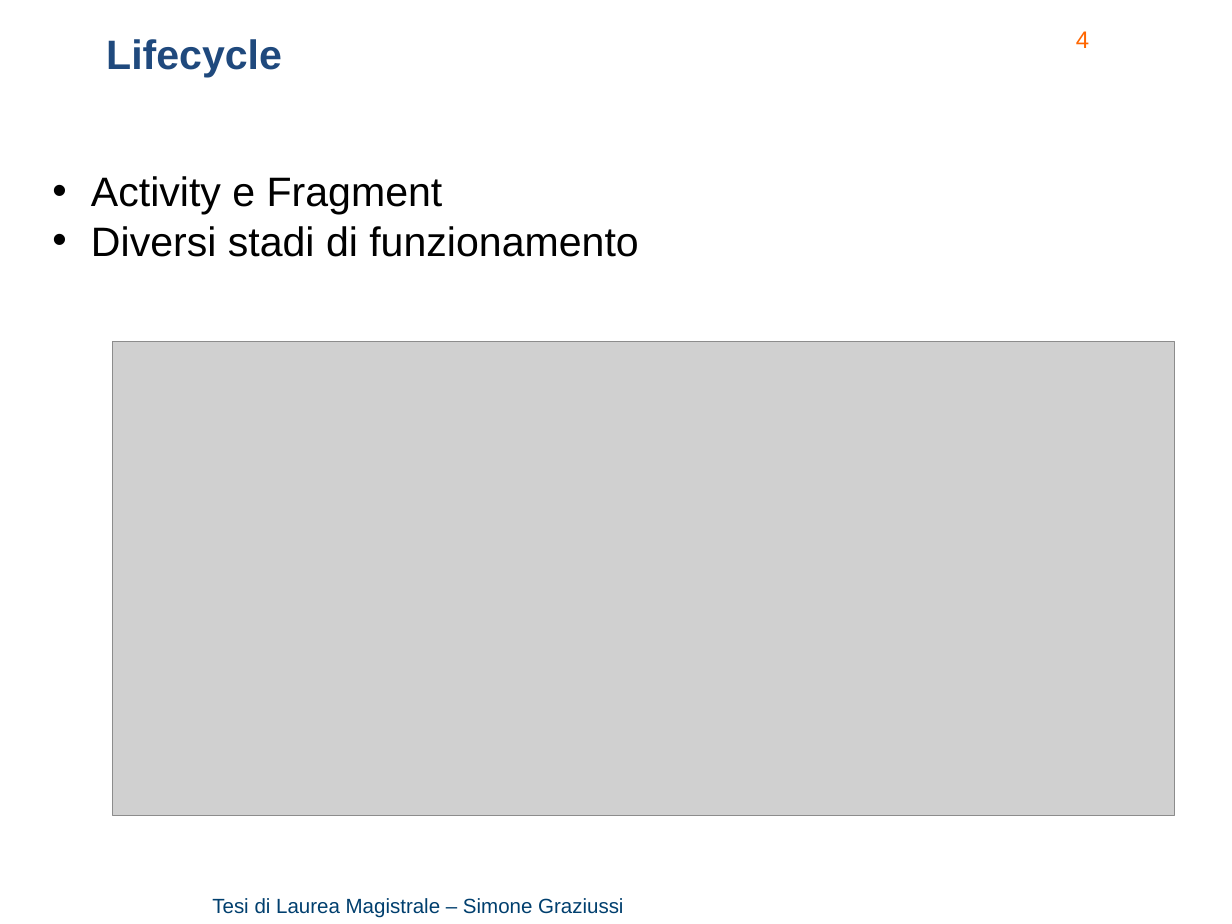
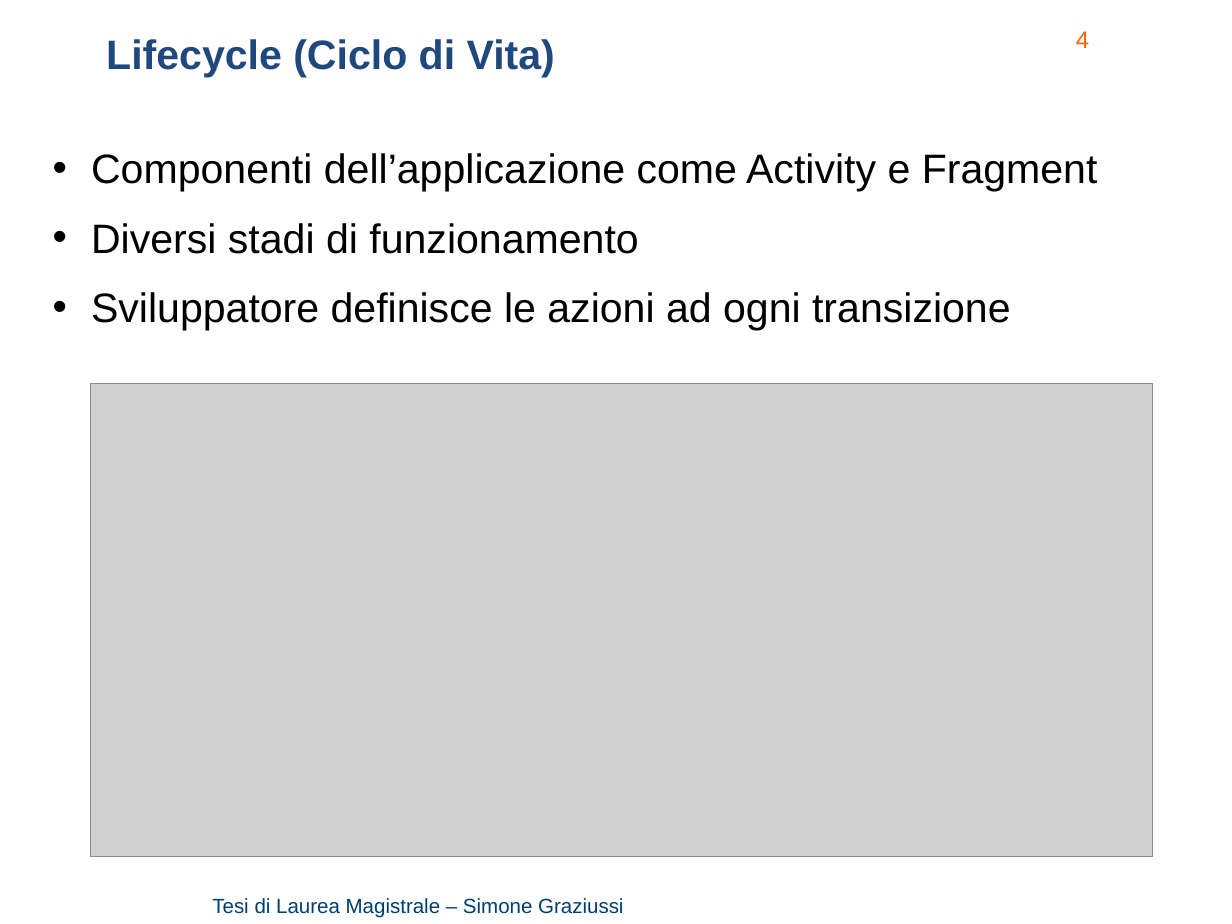
Before and after one commit to Simone3/Thesis, a slide deck: slide 4 of Presentation/Presentation.pptx. Drawn at 1232x924 pixels with LibreOffice and Linux fonts; fonts in the diff are those of the drawing; grey boxes stand for pictures; background and template pictures are left out. Boxes give left, top, right and bottom in pixels: in the first picture for what was removed or moved away, otherwise in the second. Text is boxed around its words. In the diff, an @@ line names an element or a change of style, - is before the commit and + after.

Commit message:
Presentation: better lifecycle part

```diff
--- a/Presentation/Presentation.pptx
+++ b/Presentation/Presentation.pptx
@@ text at (106, 39, 555, 77): text changed @@
-Lifecycle
+Lifecycle (Ciclo di Vita)
@@ text "Componenti dell’applicazione come Activity e ...": place and size @@
-text "Componenti dell’applicazione come Activity e ..." at (91, 176, 638, 257)
+text "Componenti dell’applicazione come Activity e ..." at (91, 153, 1098, 331)
@@ text at (91, 153, 1098, 191): text changed @@
-• Activity e Fragment
+• Componenti dell’applicazione come Activity e Fragment
@@ text at (91, 223, 638, 254): more space between paragraphs @@
@@ text at (91, 292, 1011, 331): paragraph added @@
+• Sviluppatore definisce le azioni ad ogni transizione
@@ picture: place and size @@
-picture at (112, 342, 1174, 816)
+picture at (90, 383, 1152, 856)
```
Also in this commit, not shown: 12 other slides changed, 1 other file.
